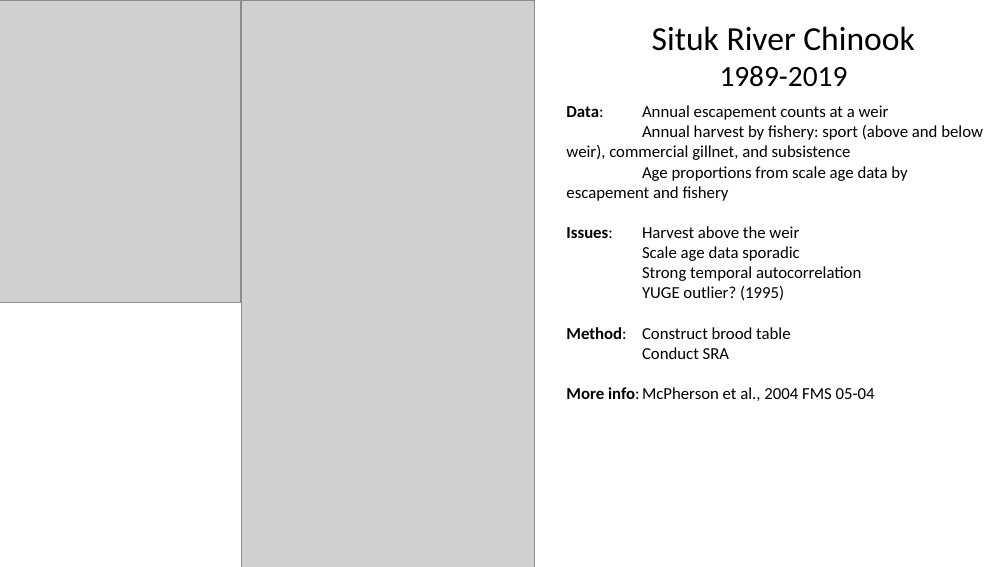
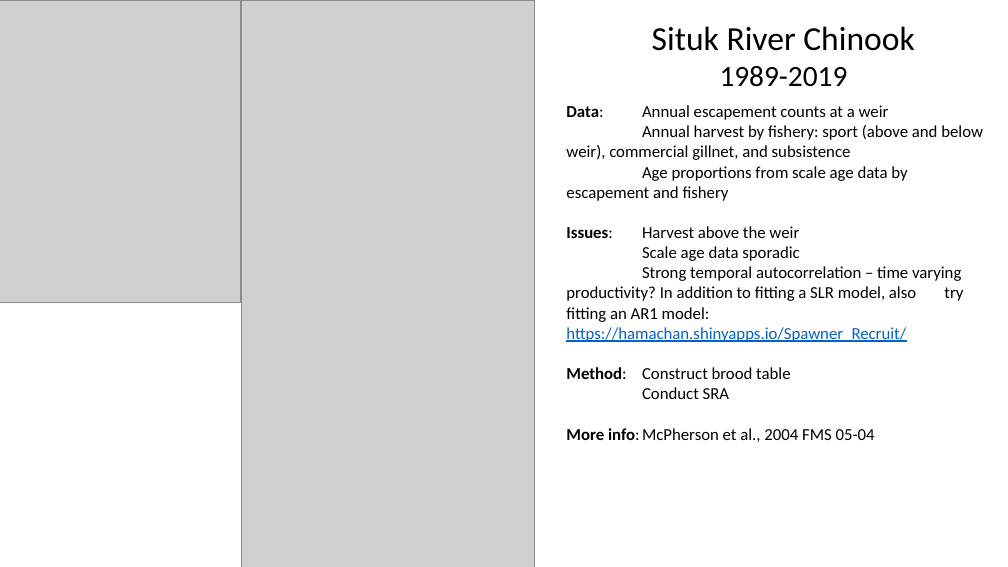
Before and after one commit to ADFG-DSF/ESC_GOAL_2019, a slide deck: slide 6 of Case Studies 11.11.2019.pptx. Drawn at 1008x567 pixels with LibreOffice and Linux fonts; fonts in the diff are those of the drawing; grey boxes stand for pictures. Boxes give left, top, right and bottom in pixels: in the first picture for what was removed or moved away, otherwise in the second. Text is boxed around its words. In the diff, an @@ line names an element or a change of style, - is before the commit and + after.

```diff
--- a/Case Studies 11.11.2019.pptx
+++ b/Case Studies 11.11.2019.pptx
@@ text at (566, 266, 963, 342): text changed @@
-Strong temporal autocorrelation
-YUGE outlier? (1995)
+Strong temporal autocorrelation – time varying productivity? In addition to fitting a SLR model, also try fitting an AR1 model: https://hamachan.shinyapps.io/Spawner_Recruit/
```
Also in this commit, not shown: 1 other file.
